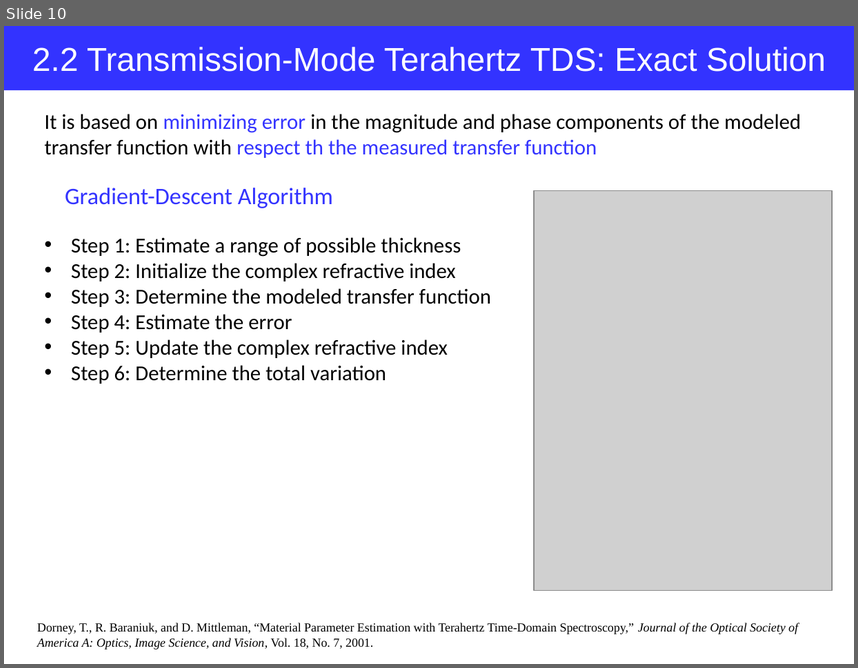
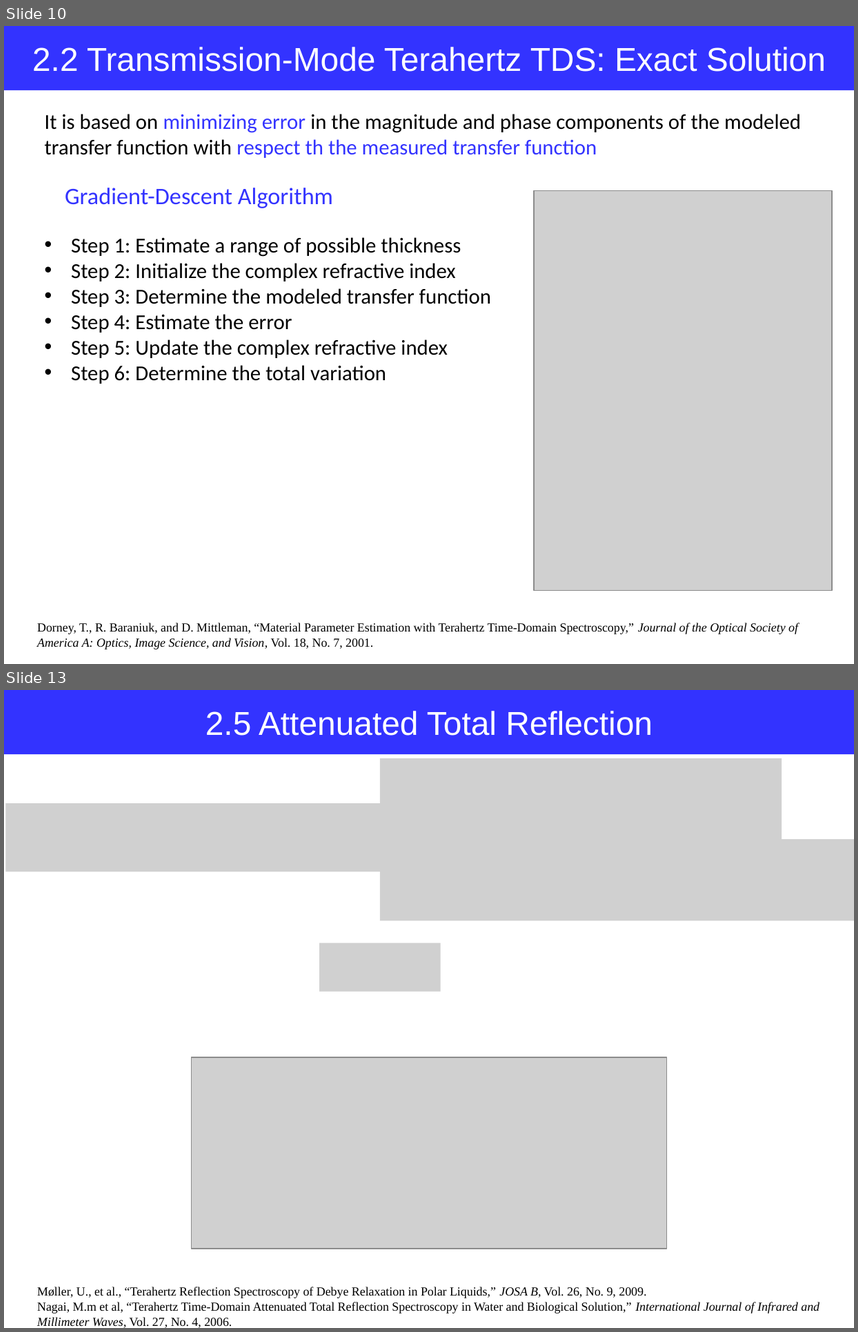
Before and after one commit to jglee96/NBTP_Lab, a slide deck: Terahertz Metrology/Ch2/Terahertz Metrology_Ch2.pptx. Shown one above the other, each under a label of ours: slide 10 before the commit, slides 10 and 13 after it; the slides between them are not shown. The pictures are 858x668 and 858x1332 pixels, drawn with LibreOffice and Linux fonts; fonts in the diff are those of the drawing; grey boxes stand for pictures. Boxes give left, top, right and bottom in pixels: in the first picture for what was removed or moved away, otherwise in the second. Text is boxed around its words. In the diff, an @@ line names an element or a change of style, - is before the commit and + after.

```diff
--- a/Terahertz Metrology/Ch2/Terahertz Metrology_Ch2.pptx
+++ b/Terahertz Metrology/Ch2/Terahertz Metrology_Ch2.pptx
@@ slide 13 added at (4,690,854,1328), background #FFFFFF @@
@@ rectangle added at (4,690,854,755), fill #3333FF, 28 pt, text #FFFFFF @@
+2.5 Attenuated Total Reflection
@@ picture added at (380,758,782,839) @@
@@ picture added at (5,803,380,871) @@
@@ picture added at (380,839,854,920) @@
@@ picture added at (319,943,441,991) @@
@@ picture added at (191,1057,666,1248) @@
@@ text added at (37,1286,820,1328), 10.5 pt, text #000000 @@
+Møller, U., et al., “Terahertz Reflection Spectroscopy of Debye Relaxation in Polar Liquids,” JOSA B, Vol. 26, No. 9, 2009.
+Nagai, M.m et al, “Terahertz Time-Domain Attenuated Total Reflection Spectroscopy in Water and Biological Solution,” International Journal of Infrared and Millimeter Waves, Vol. 27, No. 4, 2006.
```
Also in this commit, not shown: 2 slides changed, 6 other slides added, 11 other files.
